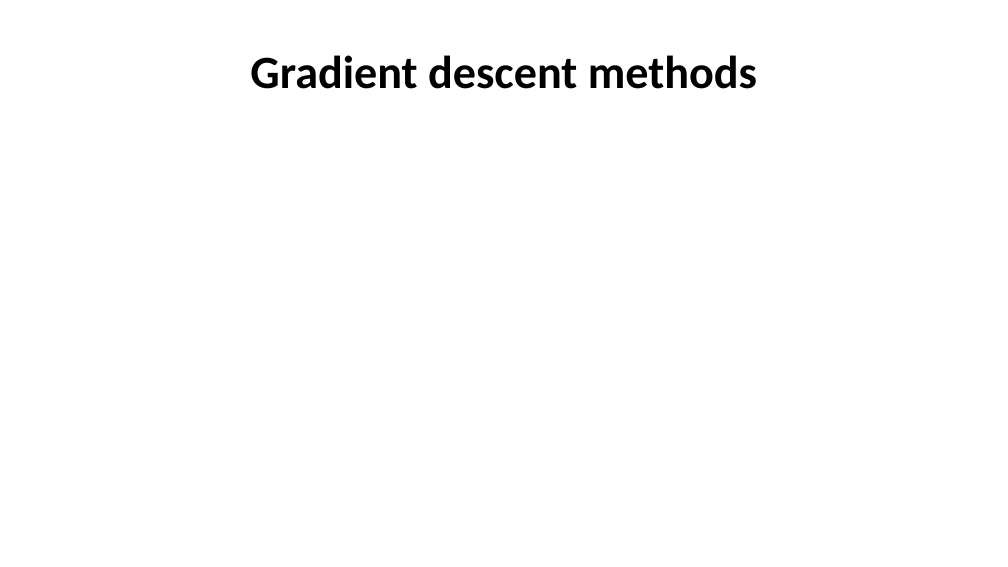
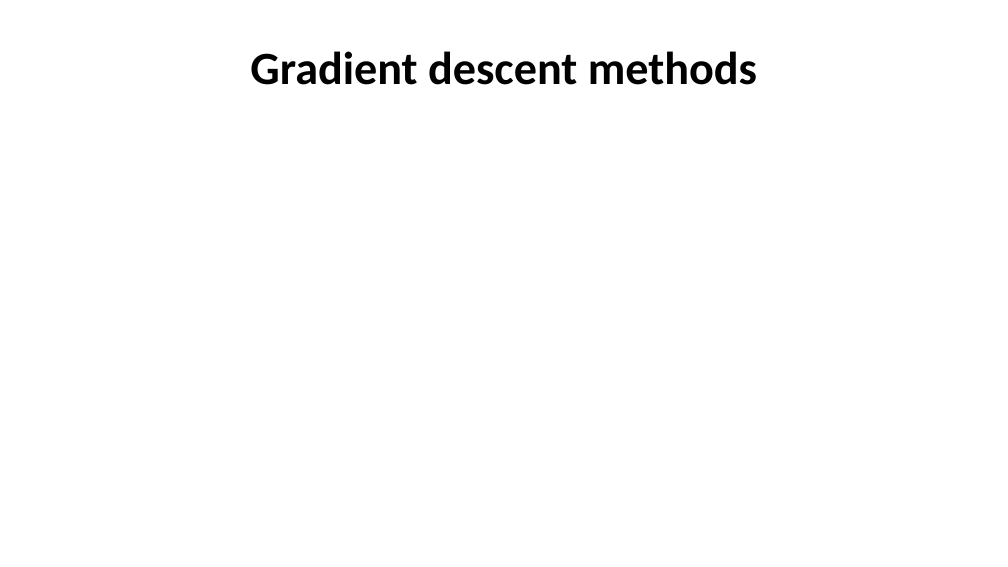
Before and after one commit to StephenElston/CSCI-E-83, a slide deck: slide 26 of LectureSlides/05_ParameterEstimationAndLikelihood.pptx. Drawn at 1008x567 pixels with LibreOffice and Linux fonts; fonts in the diff are those of the drawing; grey boxes stand for pictures. Boxes give left, top, right and bottom in pixels: in the first picture for what was removed or moved away, otherwise in the second. Text is boxed around its words. In the diff, an @@ line names an element or a change of style, - is before the commit and + after.

```diff
--- a/LectureSlides/05_ParameterEstimationAndLikelihood.pptx
+++ b/LectureSlides/05_ParameterEstimationAndLikelihood.pptx
@@ title "Gradient descent methods": place and size @@
-title "Gradient descent methods" at bbox=[250, 55, 757, 89]
+title "Gradient descent methods" at bbox=[250, 51, 757, 85]
```
Also in this commit, not shown: 13 other slides changed, 3 other files.
